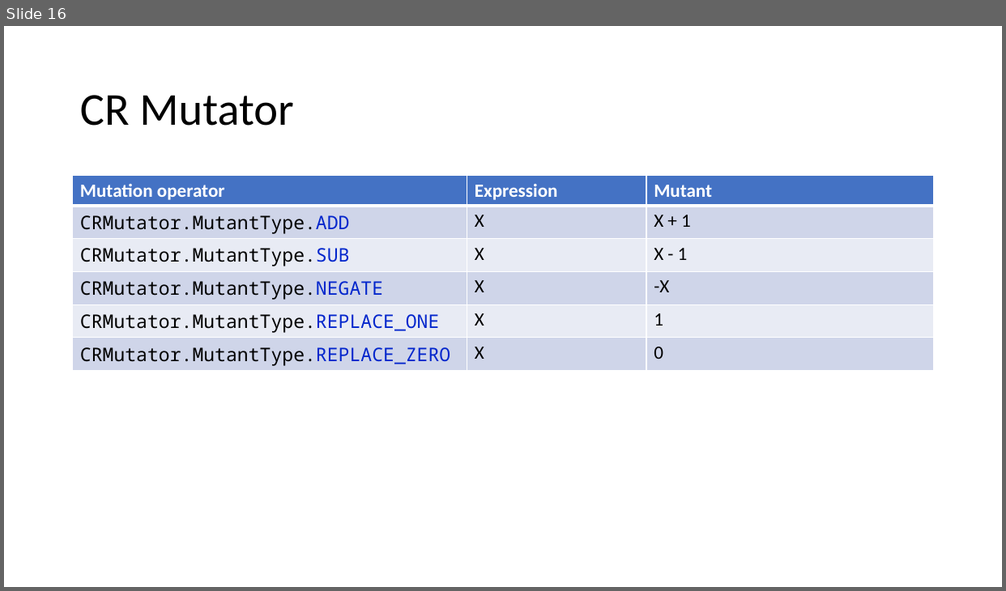
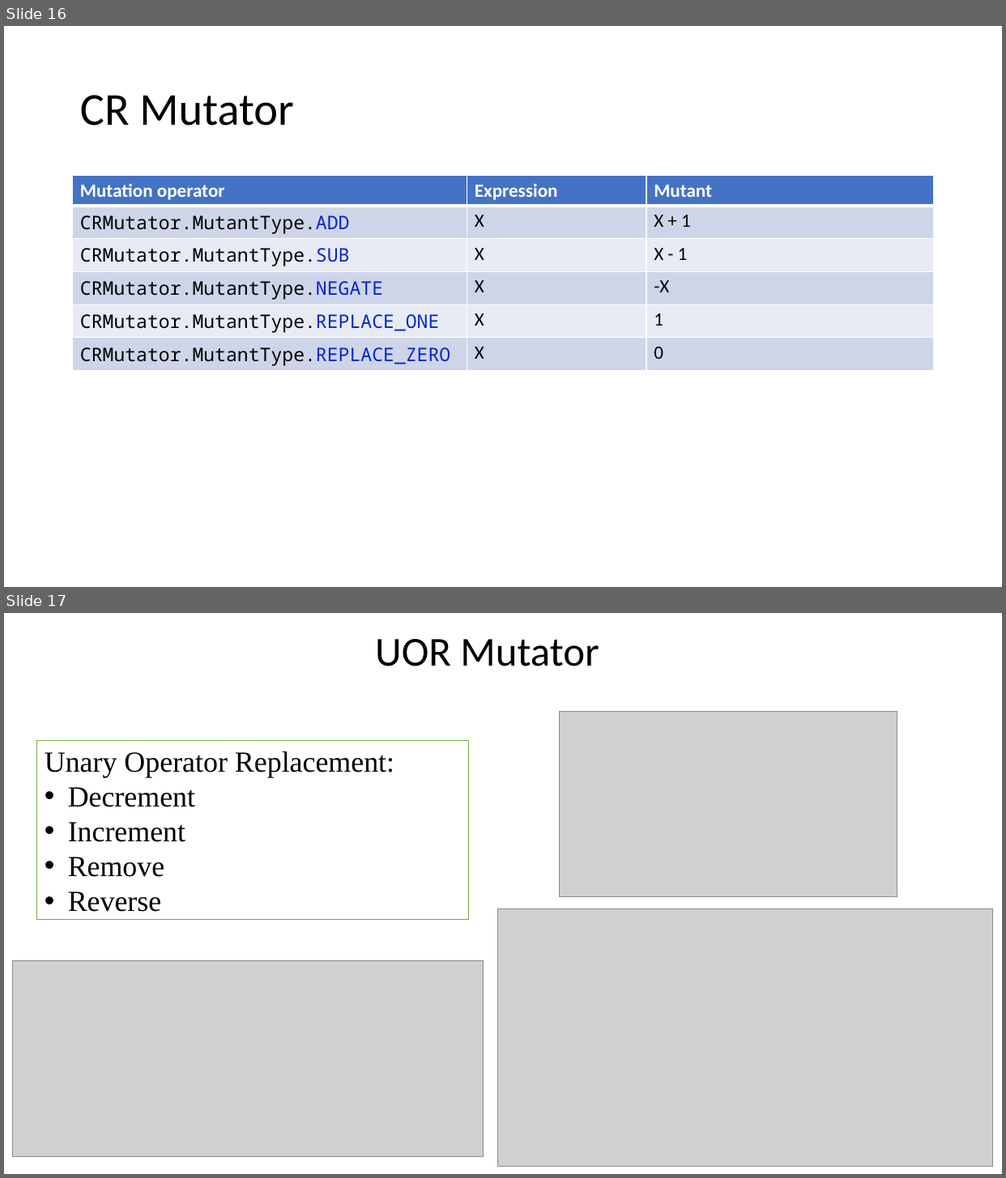
Before and after one commit to Oxiras/PIT, a slide deck: Presentation.pptx. Shown one above the other, each under a label of ours: slide 16 before the commit, slides 16 and 17 after it. The pictures are 1006x591 and 1006x1178 pixels, drawn with LibreOffice and Linux fonts; fonts in the diff are those of the drawing; grey boxes stand for pictures. Boxes give left, top, right and bottom in pixels: in the first picture for what was removed or moved away, otherwise in the second. Text is boxed around its words. In the diff, an @@ line names an element or a change of style, - is before the commit and + after.

Commit message:
Updated

```diff
--- a/Presentation.pptx
+++ b/Presentation.pptx
@@ slide 17 added at box(4, 613, 1002, 1174), background #FFFFFF @@
@@ title added at box(375, 639, 599, 666), 39.6 pt, text #000000 @@
+UOR Mutator
@@ picture added at box(560, 712, 898, 897) @@
@@ rectangle added at box(37, 741, 469, 920), fill #FFFFFF, outline #70AD47 1 pt, 28 pt, text #000000 @@
+Unary Operator Replacement:
+• Decrement
+• Increment
+• Remove
+• Reverse
@@ picture added at box(498, 909, 993, 1167) @@
@@ picture added at box(12, 961, 484, 1157) @@
```
Also in this commit, not shown: 1 other slide added.
